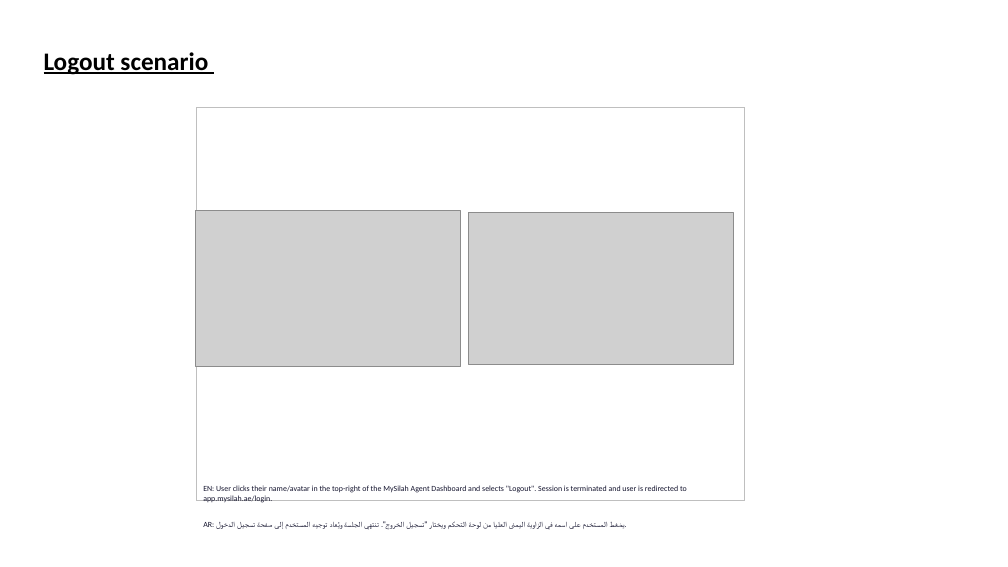
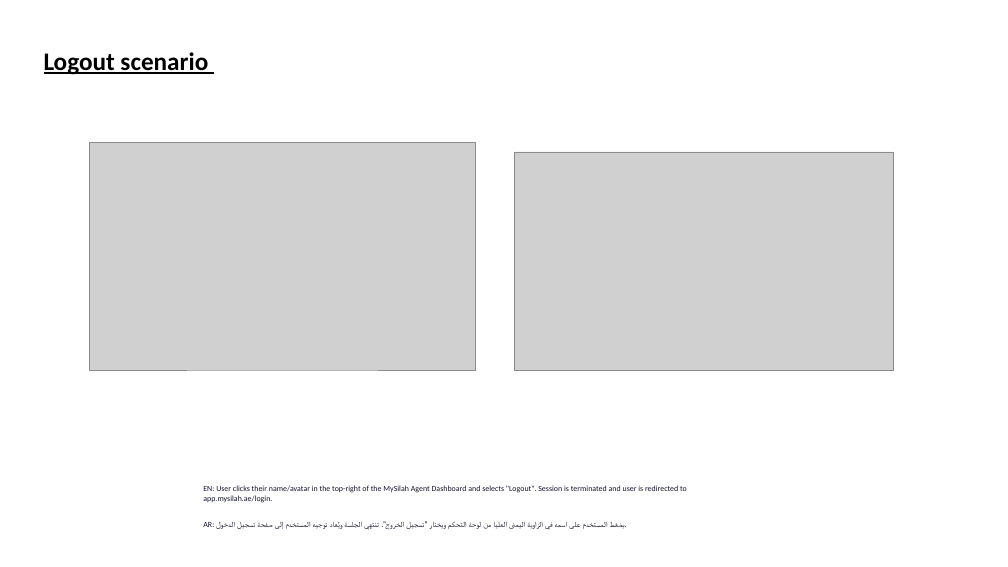
Before and after one commit to california-media/bankcrmnew, a slide deck: slide 18 of inzigo-site/UAE_PASS_MySilah_UserJourney.pptx. Drawn at 1008x567 pixels with LibreOffice and Linux fonts; fonts in the diff are those of the drawing; grey boxes stand for pictures. Boxes give left, top, right and bottom in pixels: in the first picture for what was removed or moved away, otherwise in the second. Text is boxed around its words. In the diff, an @@ line names an element or a change of style, - is before the commit and + after.

```diff
--- a/inzigo-site/UAE_PASS_MySilah_UserJourney.pptx
+++ b/inzigo-site/UAE_PASS_MySilah_UserJourney.pptx
@@ rectangle removed at (197,108,746,501) @@
@@ picture: place and size @@
-picture at (196,211,461,367)
+picture at (89,142,476,370)
@@ picture added at (514,152,894,370) @@
@@ picture removed at (469,212,734,364) @@
```
Also in this commit, not shown: 17 other slides changed, 20 other files.
